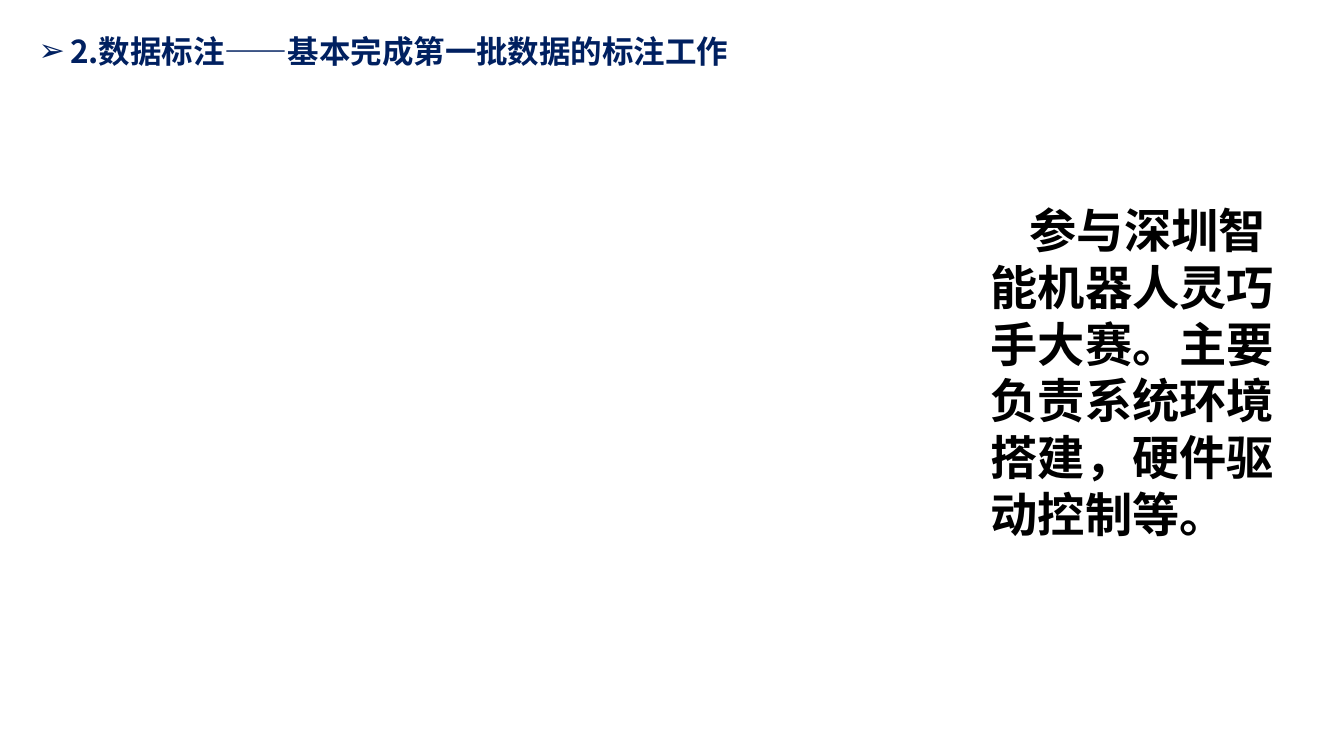
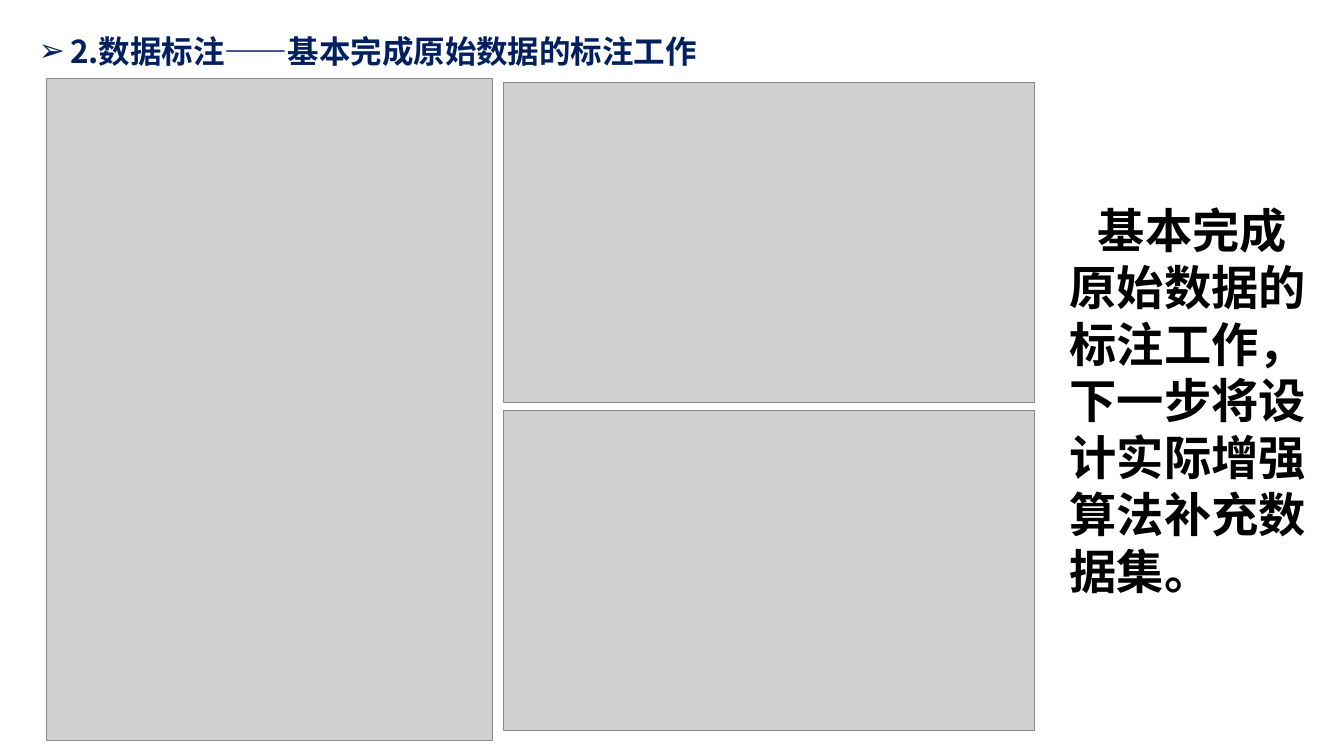
Before and after one commit to Humble-Engineer/Reports, a slide deck: slide 3 of 2024年/周报20241227.pptx. Drawn at 1344x756 pixels with LibreOffice and Linux fonts; fonts in the diff are those of the drawing; grey boxes stand for pictures. Boxes give left, top, right and bottom in pixels: in the first picture for what was removed or moved away, otherwise in the second. Text is boxed around its words. In the diff, an @@ line names an element or a change of style, - is before the commit and + after.

```diff
--- a/2024年/周报20241227.pptx
+++ b/2024年/周报20241227.pptx
@@ text at [70,36,697,66]: text changed @@
-➢ 2.数据标注——基本完成第一批数据的标注工作
+➢ 2.数据标注——基本完成原始数据的标注工作
@@ picture added at [46,78,492,741] @@
@@ picture added at [503,82,1035,402] @@
@@ text at [1070,207,1306,594]: text changed @@
-参与深圳智能机器人灵巧手大赛。主要负责系统环境搭建，硬件驱动控制等。
+基本完成原始数据的标注工作，下一步将设计实际增强算法补充数据集。
@@ picture added at [503,411,1034,730] @@
```
Also in this commit, not shown: 3 other slides changed.
